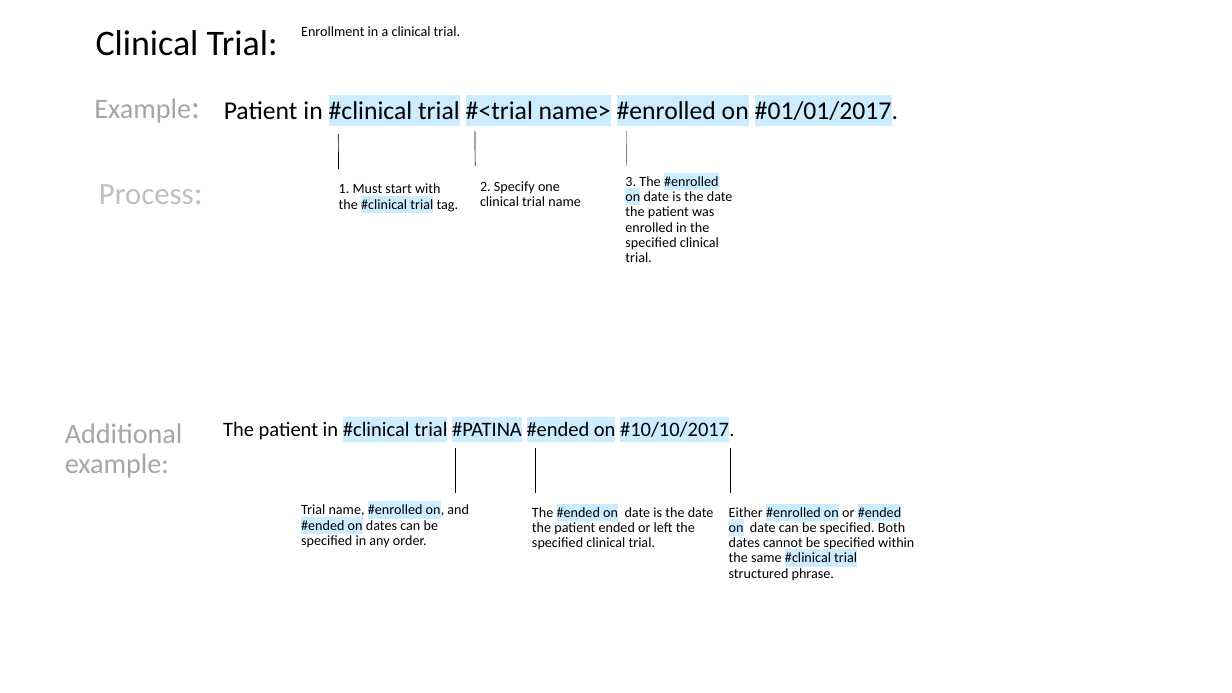
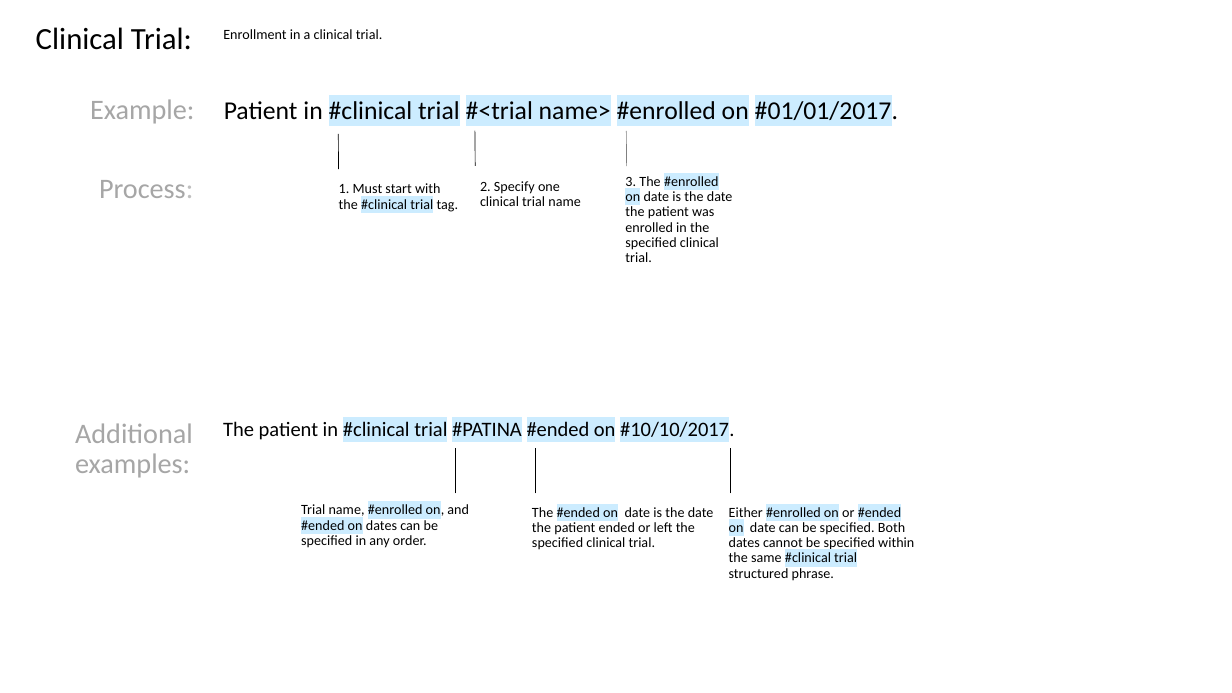
Before and after one commit to FluxNotes/flux, a slide deck: slide 5 of docs/Structured Phrase Format Descriptions.pptx. Drawn at 1232x693 pixels with LibreOffice and Linux fonts; fonts in the diff are those of the drawing. Boxes give left, top, right and bottom in pixels: in the first picture for what was removed or moved away, otherwise in the second. Text is boxed around its words. In the diff, an @@ line names an element or a change of style, - is before the commit and + after.

Commit message:
unifed docs formatting, font sizing, and label locations

```diff
--- a/docs/Structured Phrase Format Descriptions.pptx
+++ b/docs/Structured Phrase Format Descriptions.pptx
@@ text "Clinical Trial:": place and size @@
-text "Clinical Trial:" at (96, 30, 278, 56)
+text "Clinical Trial:" at (36, 27, 192, 50)
@@ text "Clinical Trial:" at (36, 27, 192, 50): size 28 to 24.1 pt @@
@@ text "Enrollment in a clinical trial.": place and size @@
-text "Enrollment in a clinical trial." at (301, 26, 460, 36)
+text "Enrollment in a clinical trial." at (223, 29, 382, 39)
@@ text "Example:" at (90, 99, 194, 124): size 26 to 22 pt in "Example:" @@
@@ text "Process:" at (99, 180, 193, 198): size 24.1 to 22 pt, size 25.9 to 22 pt, text colour #BFBFBF to #A6A6A6 in "Process:" @@
@@ text at (75, 423, 193, 478): text changed @@
-Additional example:
+Additional examples:
```
Also in this commit, not shown: 4 other slides changed.
